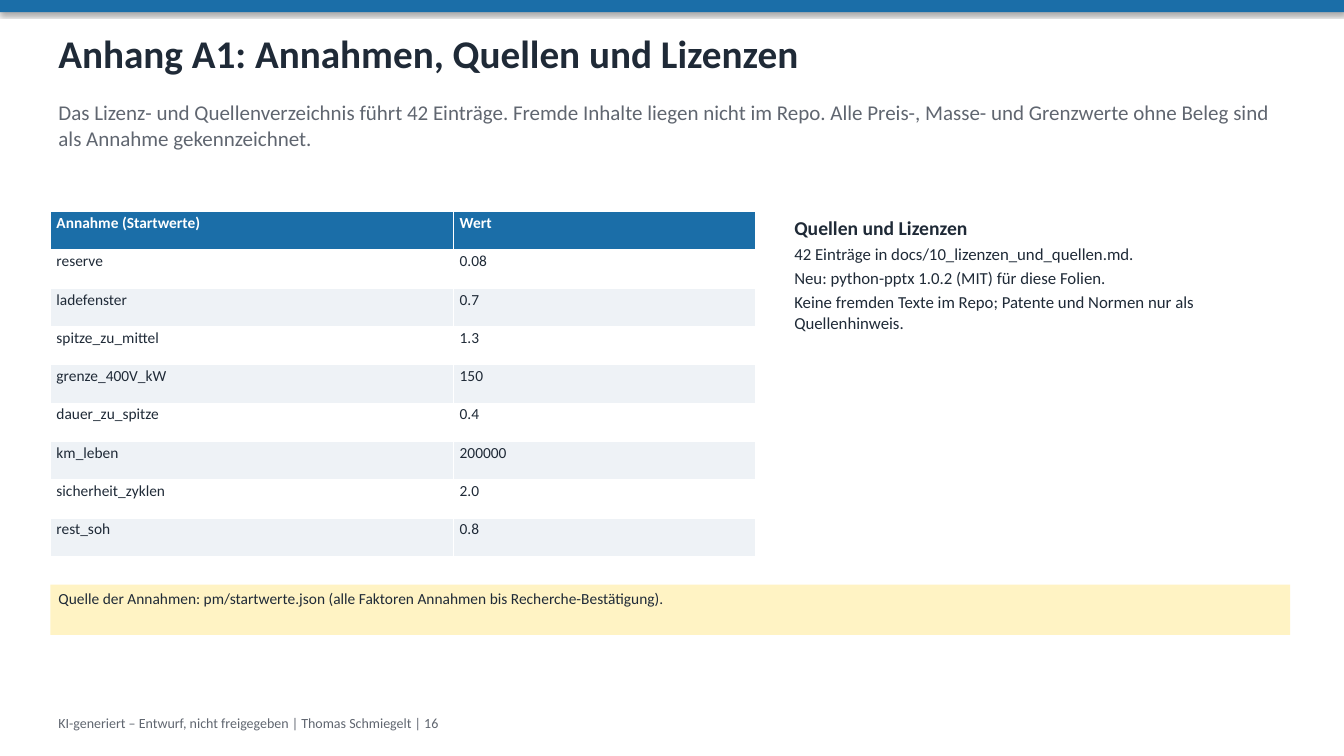
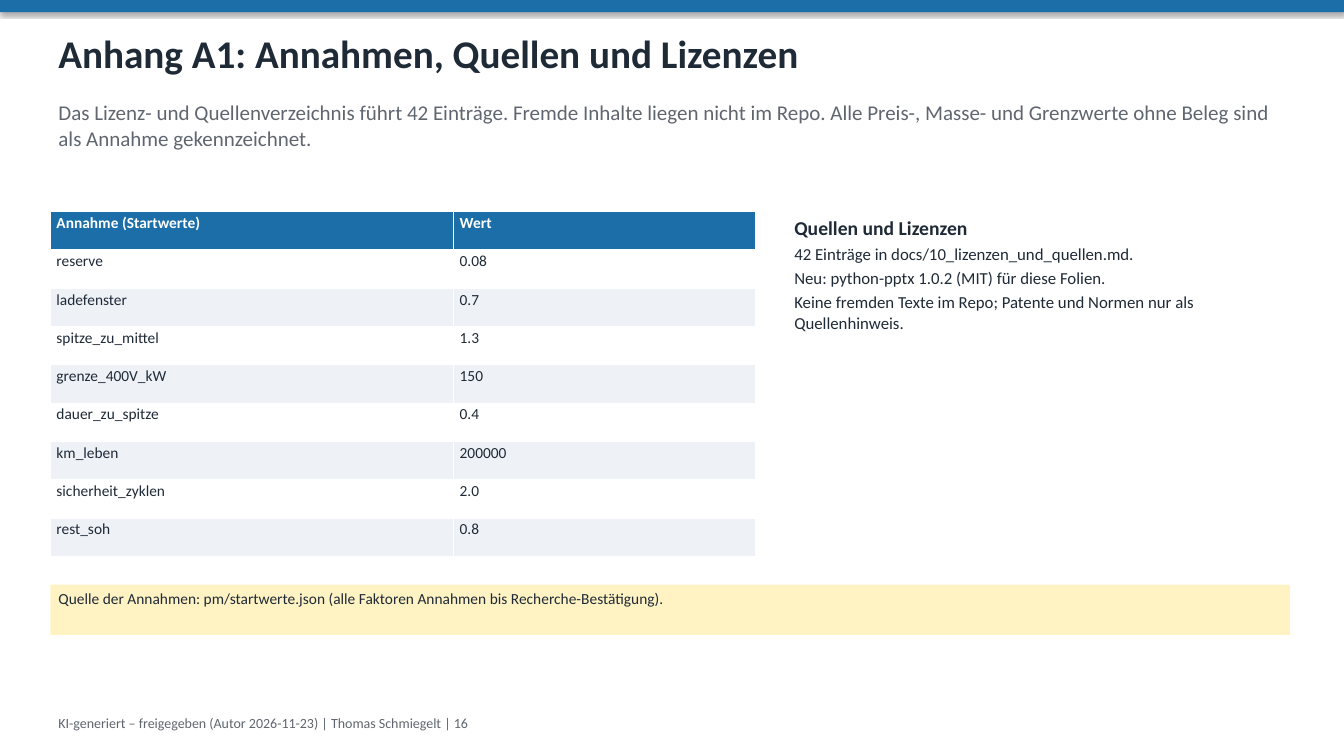
Before and after one commit to ThomasSchmiegelt/batterie-system, a slide deck: slide 16 of praesentation/unternehmenspraesentation.pptx. Drawn at 1344x756 pixels with LibreOffice and Linux fonts; fonts in the diff are those of the drawing. Boxes give left, top, right and bottom in pixels: in the first picture for what was removed or moved away, otherwise in the second. Text is boxed around its words. In the diff, an @@ line names an element or a change of style, - is before the commit and + after.

```diff
--- a/praesentation/unternehmenspraesentation.pptx
+++ b/praesentation/unternehmenspraesentation.pptx
@@ text at bbox=[58, 718, 468, 731]: text changed @@
-KI-generiert – Entwurf, nicht freigegeben | Thomas Schmiegelt | 16
+KI-generiert – freigegeben (Autor 2026-11-23) | Thomas Schmiegelt | 16
```
Also in this commit, not shown: 17 other slides changed, 24 other files.
